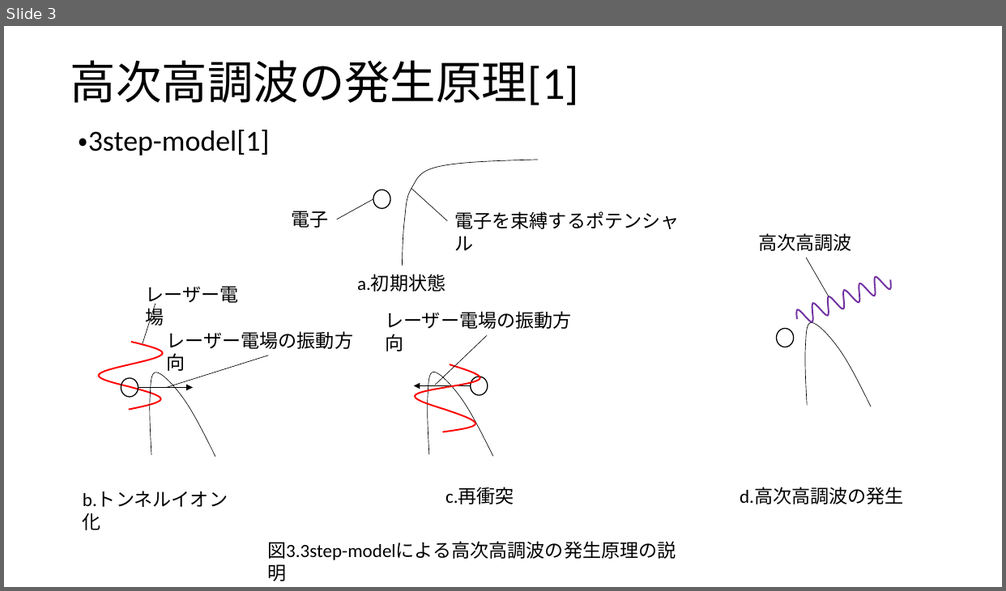
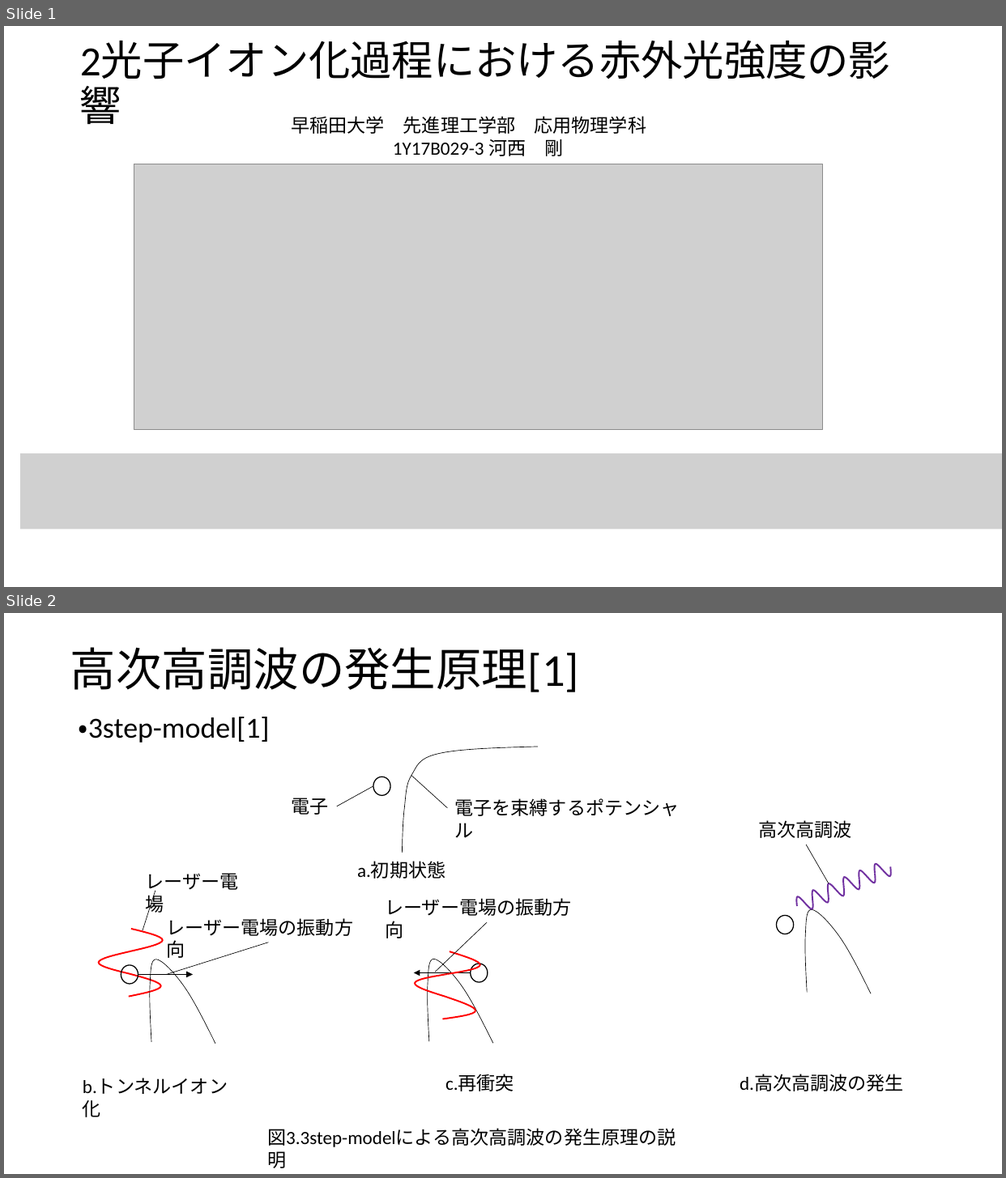
Before and after one commit to Appelingo/Data_Analyze, a slide deck: 発表.pptx. Shown one above the other, each under a label of ours: slide 3 before the commit, slides 1 and 2 after it. The pictures are 1006x591 and 1006x1178 pixels, drawn with LibreOffice and Linux fonts; fonts in the diff are those of the drawing; grey boxes stand for pictures. Boxes give left, top, right and bottom in pixels: in the first picture for what was removed or moved away, otherwise in the second. Text is boxed around its words. In the diff, an @@ line names an element or a change of style, - is before the commit and + after.

```diff
--- a/発表.pptx
+++ b/発表.pptx
@@ slide 1 added at <box>4,26,1002,587</box>, background #FFFFFF @@
@@ title added at <box>73,56,934,165</box>, 40 pt, text #000000 @@
+2光子イオン化過程における赤外光強度の影響
@@ text added at <box>291,116,647,156</box>, 18 pt, text #000000 @@
+早稲田大学 先進理工学部 応用物理学科
+1Y17B029-3 河西 剛
@@ picture added at <box>134,165,822,430</box> @@
@@ picture added at <box>20,454,1002,529</box> @@
@@ what was slide 3 is now slide 2 @@
```
Also in this commit, not shown: 2 slides changed, 4 other slides added.
